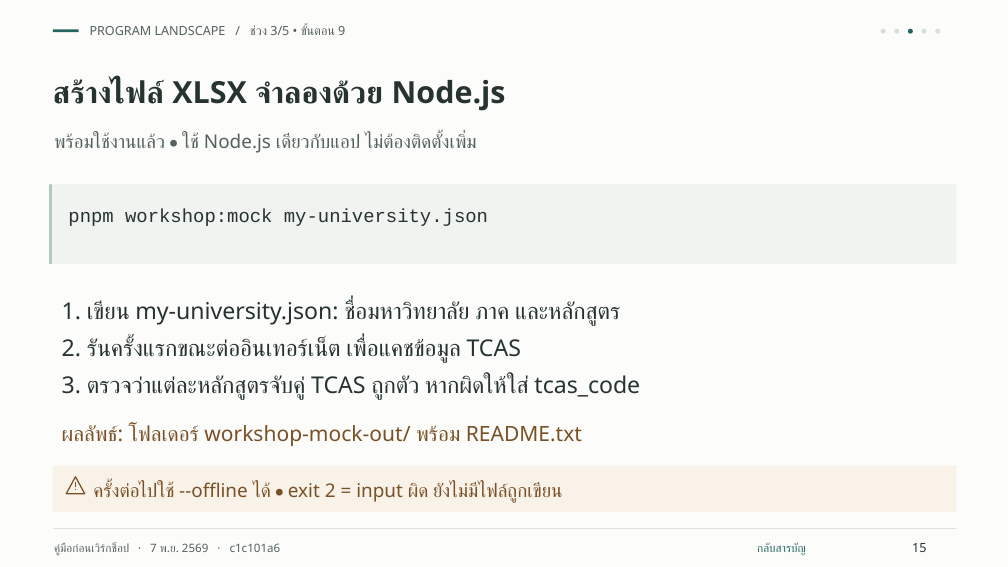
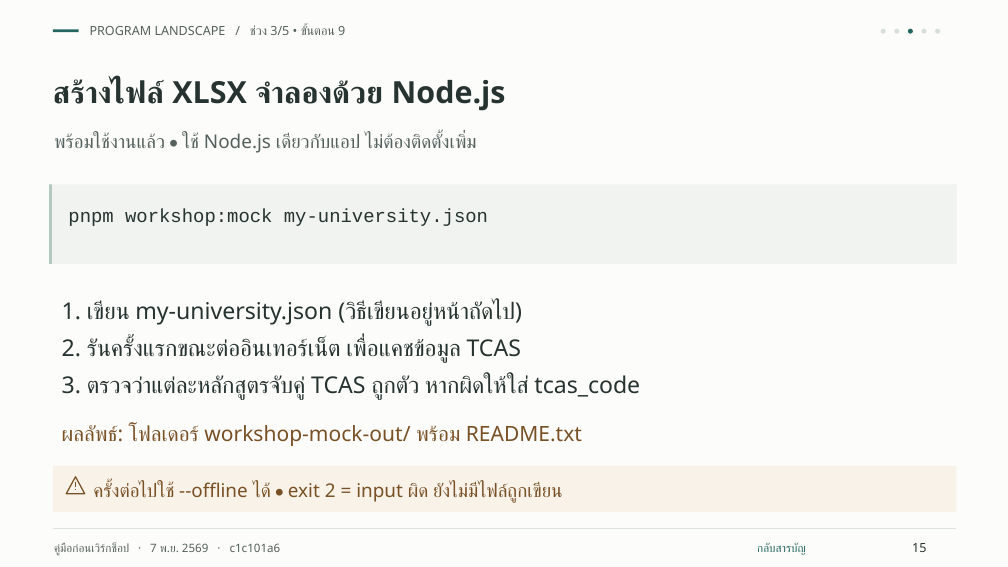
Before and after one commit to KMUTT-ETS/program-landscape, a slide deck: slide 15 of workshop/pre-workshop-preparation.pptx. Drawn at 1008x567 pixels with LibreOffice and Linux fonts; fonts in the diff are those of the drawing. Boxes give left, top, right and bottom in pixels: in the first picture for what was removed or moved away, otherwise in the second. Text is boxed around its words. In the diff, an @@ line names an element or a change of style, - is before the commit and + after.

```diff
--- a/workshop/pre-workshop-preparation.pptx
+++ b/workshop/pre-workshop-preparation.pptx
@@ text at [62,298,522,325]: text changed @@
-1. เขียน my-university.json: ชื่อมหาวิทยาลัย ภาค และหลักสูตร
+1. เขียน my-university.json (วิธีเขียนอยู่หน้าถัดไป)
```
Also in this commit, not shown: 19 other slides changed, 1 slide added, 1 other file.
